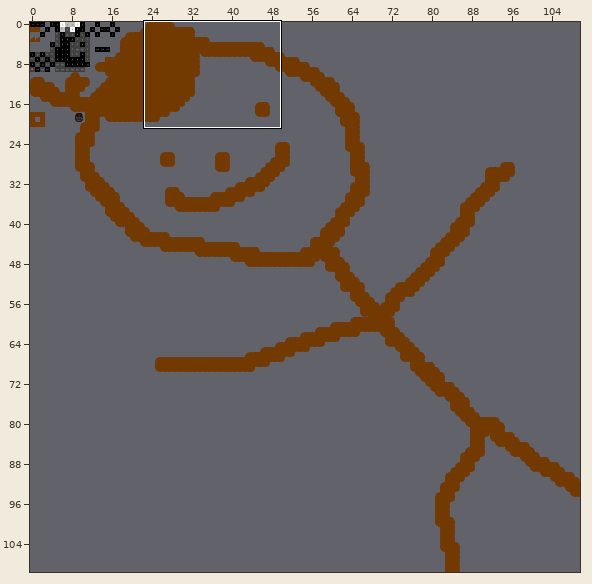
A Tiled map gets an edit: Monofoxe/Monofoxe/Content/Maps/test.tmx. The picture above shows the old version from afar; the outline marks the close-up.
Close-up. The starting point:
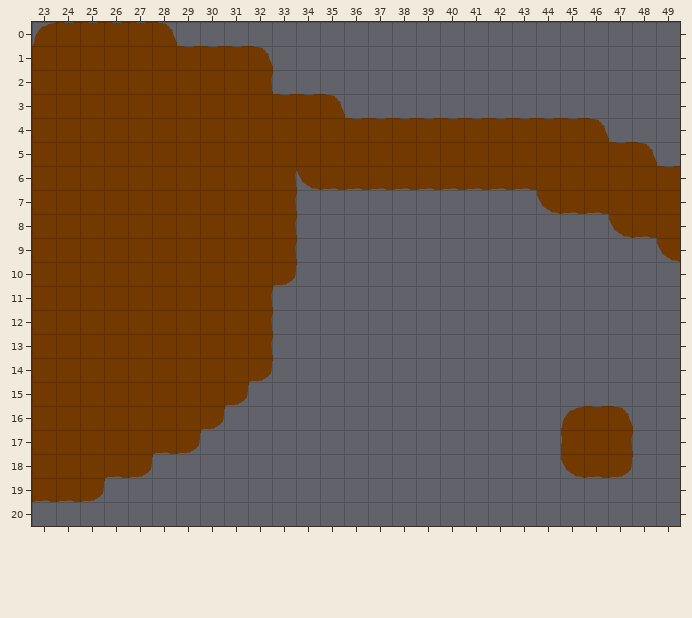
Cells are 32x32 px. Shown: x 23..49, y 0..20. The commit also changed other parts of the map, which this record leaves out.
Once edited:
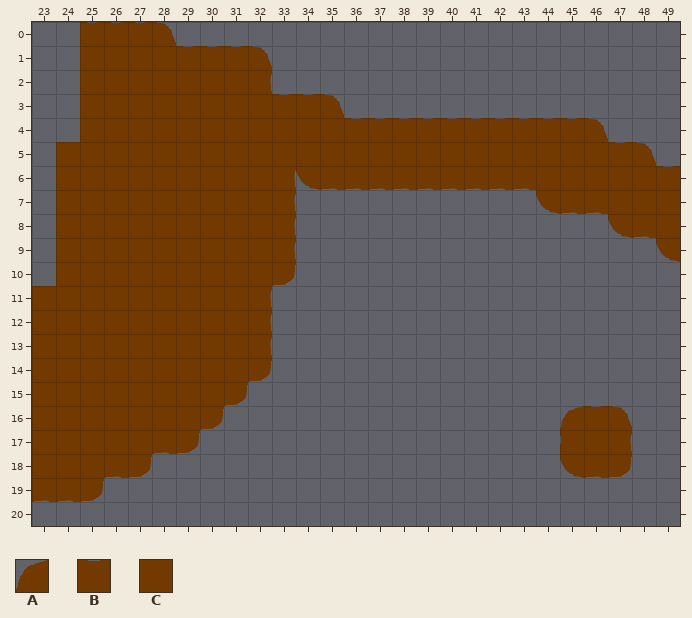
Key: from "dirt": A 0, B 1, C 3.
_ is an empty cell.
What changed:
layer "folder/Tile Layer 1" offset 1,0 -> 0,0 px
Layer "folder/Tile Layer 1":
The author cleared tile A in row 0 at x 23.
The author cleared tile B in row 0 at x 24.
The author cleared tile C in rows 1 to 4 at x 23 to 24; in rows 5 to 10 at x 23.
